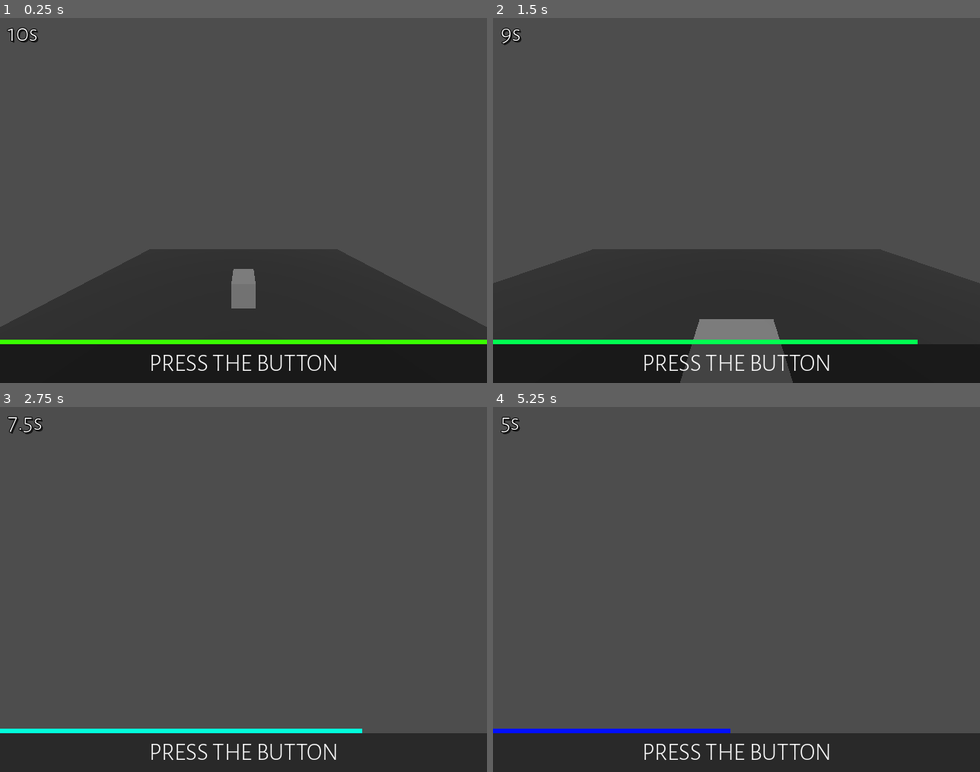
Above: before the commit, frames 1-4 (two rows, left to right).
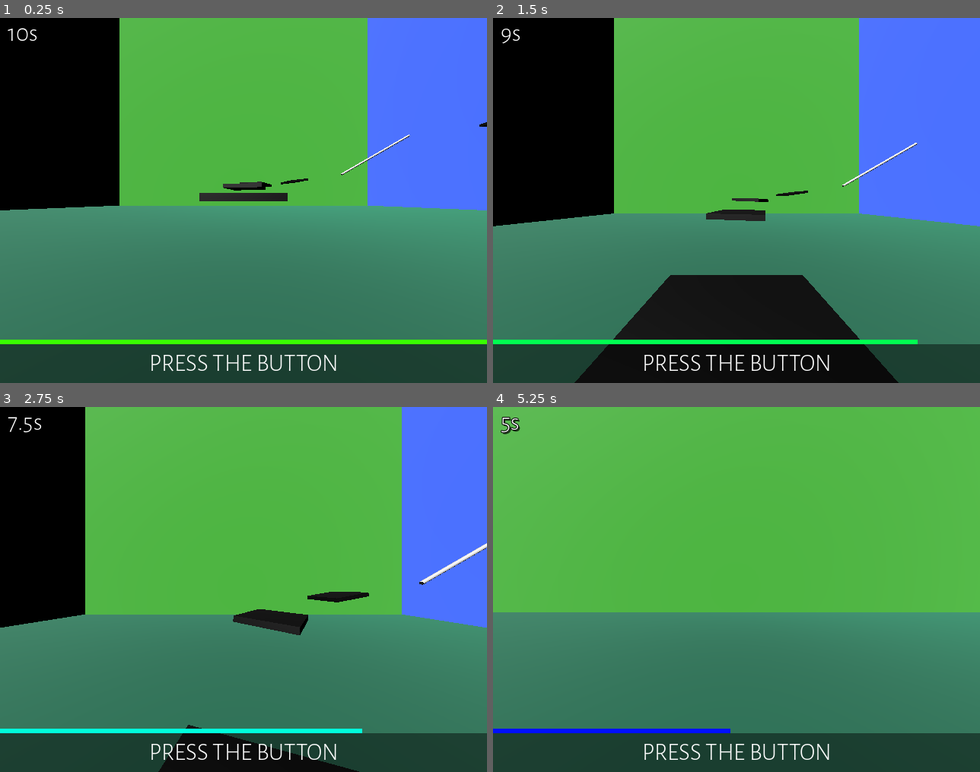
Above: after the commit, the same moments.

Repository: catboyBinary/LudumDare51
Game: Godot game, scene res://scenes/Main.tscn
Same seed, same stepped clock (60 frames per second), same inputs: the game is played once before the commit and once after it.
Inputs (mouse positions are in pixels of both pictures, inside the frame that each line leads up to):
- Up to frame 1 (0.25 s): no input
- Up to frame 2 (1.5 s): move the mouse to (760, 200) at 0.52 s; hold Space (jump) 0.53-1.28 s; hold W (move_forward) from 0.53 s (still down); move the mouse to (712, 200) at 1.27 s; click (712, 200) at 1.35 s
- Up to frame 3 (2.75 s): keep holding W (move_forward); tap Space (jump) at 1.52, 1.55, 1.82 s; move the mouse to (253, 582) at 2.02 s; hold Space (jump) from 2.03 s (still down)
- Up to frame 4 (5.25 s): keep holding W (move_forward); move the mouse to (731, 596) at 2.77 s; release Space (jump) at 2.78 s; click (731, 596) at 2.85 s; tap Space (jump) at 3.02, 3.05, 3.32, 4.52, 4.55, 4.82 s; move the mouse to (775, 593) at 3.52 s; hold Space (jump) 3.53-4.28 s; move the mouse to (697, 585) at 4.27 s; click (697, 585) at 4.35 s; tap Enter at 5 s; move the mouse to (741, 589) at 5.02 s; hold Space (jump) from 5.03 s (still down)

The runs differ from the first frame. In frame 1, 98% of the frame differs, in the area x 0-100%, y 0-100%; in frame 2, 94%; in frame 3, 91%; in frame 4, 89%.
Error in both runs: Invalid assignment of property or key 'current' with value of type 'bool' on a base object of type 'Camera2D'. (res://scenes/games/mouse_labyrinth/MouseFollowe…

Commit message:
3d bitch

Diff:
--- a/scenes/games/fps/fps_game.tscn
+++ b/scenes/games/fps/fps_game.tscn
@@ -1,46 +1,193 @@
-[gd_scene load_steps=7 format=3 uid="uid://cbkt01dckr06x"]
+[gd_scene load_steps=22 format=3 uid="uid://cbkt01dckr06x"]
 
 [ext_resource type="PackedScene" uid="uid://c1qk06atvob6b" path="res://scenes/games/fps/fps_player.tscn" id="1_etnqk"]
+[ext_resource type="Material" uid="uid://ewjumaisusgs" path="res://scenes/games/fps/platforms.tres" id="2_sdysd"]
+
+[sub_resource type="BoxMesh" id="BoxMesh_4slon"]
+material = ExtResource("2_sdysd")
+size = Vector3(5, 0.5, 5)
+
+[sub_resource type="ConvexPolygonShape3D" id="ConvexPolygonShape3D_tstir"]
+points = PackedVector3Array(-2.5, -0.25, -2.5, -2.5, 0.25, -2.5, 2.5, -0.25, -2.5, -2.5, -0.25, 2.5, -2.5, 0.25, 2.5, 2.5, 0.25, -2.5, 2.5, -0.25, 2.5, 2.5, 0.25, 2.5)
+
+[sub_resource type="CylinderMesh" id="CylinderMesh_v6pab"]
+top_radius = 0.25
+bottom_radius = 0.25
+height = 20.0
+
+[sub_resource type="BoxShape3D" id="BoxShape3D_khabg"]
+size = Vector3(0.5, 20, 0.5)
+
+[sub_resource type="BoxMesh" id="BoxMesh_2pksm"]
+material = ExtResource("2_sdysd")
+size = Vector3(5, 0.5, 20)
+
+[sub_resource type="ConvexPolygonShape3D" id="ConvexPolygonShape3D_idanj"]
+points = PackedVector3Array(2.5, 0.25, 10, 2.5, -0.25, 10, 2.5, 0.25, -10, -2.5, 0.25, 10, -2.5, -0.25, 10, 2.5, -0.25, -10, -2.5, 0.25, -10, -2.5, -0.25, -10)
+
+[sub_resource type="StandardMaterial3D" id="StandardMaterial3D_p21fi"]
+albedo_color = Color(0.184687, 0.52, 0.1404, 1)
+
+[sub_resource type="QuadMesh" id="QuadMesh_50g5a"]
+material = SubResource("StandardMaterial3D_p21fi")
+size = Vector2(100, 100)
+
+[sub_resource type="ConvexPolygonShape3D" id="ConvexPolygonShape3D_k8dqw"]
+points = PackedVector3Array(50, 50, 0, 50, -50, 0, -50, 50, 0, -50, -50, 0)
+
+[sub_resource type="StandardMaterial3D" id="StandardMaterial3D_684xo"]
+albedo_color = Color(0.21, 0.354833, 1, 1)
+
+[sub_resource type="QuadMesh" id="QuadMesh_o5tnq"]
+material = SubResource("StandardMaterial3D_684xo")
+flip_faces = true
+size = Vector2(100, 100)
+
+[sub_resource type="ConvexPolygonShape3D" id="ConvexPolygonShape3D_sqj2t"]
+points = PackedVector3Array(50, 50, 0, 50, -50, 0, -50, 50, 0, -50, -50, 0)
+
+[sub_resource type="ConvexPolygonShape3D" id="ConvexPolygonShape3D_wtxd0"]
+points = PackedVector3Array(50, 50, 0, 50, -50, 0, -50, 50, 0, -50, -50, 0)
+
+[sub_resource type="StandardMaterial3D" id="StandardMaterial3D_bkx1u"]
+albedo_color = Color(0, 0.737255, 0.466667, 1)
+
+[sub_resource type="QuadMesh" id="QuadMesh_xwr84"]
+material = SubResource("StandardMaterial3D_bkx1u")
+size = Vector2(100, 100)
+
+[sub_resource type="ConvexPolygonShape3D" id="ConvexPolygonShape3D_32x31"]
+points = PackedVector3Array(50, 50, 0, 50, -50, 0, -50, 50, 0, -50, -50, 0)
 
 [sub_resource type="WorldBoundaryShape3D" id="WorldBoundaryShape3D_15od1"]
 
 [sub_resource type="StandardMaterial3D" id="StandardMaterial3D_jtb5t"]
-albedo_color = Color(0.180392, 0.180392, 0.180392, 1)
+albedo_color = Color(0, 0.28, 0.196, 1)
 
 [sub_resource type="PlaneMesh" id="PlaneMesh_dr8lt"]
 material = SubResource("StandardMaterial3D_jtb5t")
-size = Vector2(20, 20)
-
-[sub_resource type="BoxMesh" id="BoxMesh_4slon"]
-
-[sub_resource type="BoxShape3D" id="BoxShape3D_aki57"]
+size = Vector2(100, 100)
 
 [node name="FPSGame" type="Node3D"]
 
 [node name="FPSPlayer" parent="." instance=ExtResource("1_etnqk")]
-transform = Transform3D(1, 0, 0, 0, 1, 0, 0, 0, 1, 0, 4.37014, 1.75)
-
-[node name="Floor" type="StaticBody3D" parent="."]
-
-[node name="CollisionShape3d" type="CollisionShape3D" parent="Floor"]
-shape = SubResource("WorldBoundaryShape3D_15od1")
-
-[node name="MeshInstance3d" type="MeshInstance3D" parent="Floor"]
-mesh = SubResource("PlaneMesh_dr8lt")
-skeleton = NodePath("../..")
+transform = Transform3D(1, 0, 0, 0, 1, 0, 0, 0, 1, 0, 1.5, 11.6742)
+floor_constant_speed = true
 
 [node name="Block" type="StaticBody3D" parent="."]
-transform = Transform3D(1, 0, 0, 0, 1, 0, 0, 0, 1, 0, 1.29162, -3.26984)
+transform = Transform3D(1, 0, 0, 0, 1, 0, 0, 0, 1, 0, 2.22893, 0.464173)
 
 [node name="MeshInstance3d2" type="MeshInstance3D" parent="Block"]
 mesh = SubResource("BoxMesh_4slon")
 skeleton = NodePath("../..")
 
 [node name="CollisionShape3d" type="CollisionShape3D" parent="Block"]
-shape = SubResource("BoxShape3D_aki57")
+shape = SubResource("ConvexPolygonShape3D_tstir")
+
+[node name="Block2" type="StaticBody3D" parent="."]
+transform = Transform3D(0.973806, 0, -0.227382, 0, 1, 0, 0.227382, 0, 0.973806, 0.357011, 3.92964, -10.1481)
+
+[node name="MeshInstance3d2" type="MeshInstance3D" parent="Block2"]
+mesh = SubResource("BoxMesh_4slon")
+skeleton = NodePath("../..")
+
+[node name="CollisionShape3d" type="CollisionShape3D" parent="Block2"]
+shape = SubResource("ConvexPolygonShape3D_tstir")
+
+[node name="Block3" type="StaticBody3D" parent="."]
+transform = Transform3D(0.847927, 0.0382134, -0.528733, -0.0324259, 0.99927, 0.0202195, 0.52912, 0, 0.848547, 2.61164, 5.37461, -20.8161)
+
+[node name="MeshInstance3d2" type="MeshInstance3D" parent="Block3"]
+mesh = SubResource("BoxMesh_4slon")
+skeleton = NodePath("../..")
+
+[node name="CollisionShape3d" type="CollisionShape3D" parent="Block3"]
+shape = SubResource("ConvexPolygonShape3D_tstir")
+
+[node name="Block4" type="StaticBody3D" parent="."]
+transform = Transform3D(0.225926, -0.130375, -0.965381, -0.00959639, 0.990658, -0.136034, 0.974097, 0.0399979, 0.222565, 12.9739, 6.94138, -27.8283)
+
+[node name="MeshInstance3d2" type="MeshInstance3D" parent="Block4"]
+mesh = SubResource("BoxMesh_4slon")
+skeleton = NodePath("../..")
+
+[node name="CollisionShape3d" type="CollisionShape3D" parent="Block4"]
+shape = SubResource("ConvexPolygonShape3D_tstir")
+
+[node name="Rail" type="StaticBody3D" parent="."]
+transform = Transform3D(-0.5, -0.866025, 0, 0.866025, -0.5, 0, 0, 0, 1, 33.9329, 13.7768, -27.8283)
+
+[node name="MeshInstance3d2" type="MeshInstance3D" parent="Rail"]
+mesh = SubResource("CylinderMesh_v6pab")
+skeleton = NodePath("../..")
+
+[node name="CollisionShape3d" type="CollisionShape3D" parent="Rail"]
+shape = SubResource("BoxShape3D_khabg")
 
 [node name="DirectionalLight3d" type="DirectionalLight3D" parent="."]
 transform = Transform3D(0.859049, -0.299697, -0.41499, 0.511893, 0.502945, 0.696428, -1.98518e-08, -0.810696, 0.585467, 0, 4.15664, 0.0397468)
+light_energy = 3.156
 light_bake_mode = 1
 directional_shadow_mode = 0
 directional_shadow_split_1 = 0.086
+
+[node name="Block5" type="StaticBody3D" parent="."]
+transform = Transform3D(1, 0, 0, 0, 1, 0, 0, 0, 1, 50.7764, 17.3425, -9.67343)
+
+[node name="MeshInstance3d2" type="MeshInstance3D" parent="Block5"]
+mesh = SubResource("BoxMesh_2pksm")
+skeleton = NodePath("../..")
+
+[node name="CollisionShape3d" type="CollisionShape3D" parent="Block5"]
+shape = SubResource("ConvexPolygonShape3D_idanj")
+
+[node name="Da Box" type="Node" parent="."]
+
+[node name="StaticBody3d4" type="StaticBody3D" parent="Da Box"]
+transform = Transform3D(1, 0, 0, 0, 1, 0, 0, 0, 1, 0, 50, -50)
+
+[node name="Wall1" type="MeshInstance3D" parent="Da Box/StaticBody3d4"]
+mesh = SubResource("QuadMesh_50g5a")
+skeleton = NodePath("")
+
+[node name="CollisionShape3d" type="CollisionShape3D" parent="Da Box/StaticBody3d4"]
+shape = SubResource("ConvexPolygonShape3D_k8dqw")
+
+[node name="StaticBody3d3" type="StaticBody3D" parent="Da Box"]
+transform = Transform3D(1, 0, 0, 0, 1, 0, 0, 0, 1, 0, 50, 50)
+
+[node name="Wall2" type="MeshInstance3D" parent="Da Box/StaticBody3d3"]
+mesh = SubResource("QuadMesh_o5tnq")
+skeleton = NodePath("")
+
+[node name="CollisionShape3d" type="CollisionShape3D" parent="Da Box/StaticBody3d3"]
+shape = SubResource("ConvexPolygonShape3D_sqj2t")
+
+[node name="StaticBody3d2" type="StaticBody3D" parent="Da Box"]
+transform = Transform3D(-4.37114e-08, 0, 1, 0, 1, 0, -1, 0, -4.37114e-08, 50, 50, 0)
+
+[node name="Wall3" type="MeshInstance3D" parent="Da Box/StaticBody3d2"]
+mesh = SubResource("QuadMesh_o5tnq")
+skeleton = NodePath("")
+
+[node name="CollisionShape3d" type="CollisionShape3D" parent="Da Box/StaticBody3d2"]
+shape = SubResource("ConvexPolygonShape3D_wtxd0")
+
+[node name="StaticBody3d" type="StaticBody3D" parent="Da Box"]
+transform = Transform3D(-4.37114e-08, 0, 1, 0, 1, 0, -1, 0, -4.37114e-08, -50, 50, 0)
+
+[node name="Wall4" type="MeshInstance3D" parent="Da Box/StaticBody3d"]
+mesh = SubResource("QuadMesh_xwr84")
+skeleton = NodePath("")
+
+[node name="CollisionShape3d" type="CollisionShape3D" parent="Da Box/StaticBody3d"]
+shape = SubResource("ConvexPolygonShape3D_32x31")
+
+[node name="Floor" type="StaticBody3D" parent="Da Box"]
+
+[node name="CollisionShape3d" type="CollisionShape3D" parent="Da Box/Floor"]
+shape = SubResource("WorldBoundaryShape3D_15od1")
+
+[node name="MeshInstance3d" type="MeshInstance3D" parent="Da Box/Floor"]
+mesh = SubResource("PlaneMesh_dr8lt")
+skeleton = NodePath("../../..")
--- a/scenes/games/fps/fps_player.gd
+++ b/scenes/games/fps/fps_player.gd
@@ -1,13 +1,13 @@
 extends CharacterBody3D
 
 @onready var camera: Camera3D = $Camera3d
-@export var speed: float = 5.0
-var xz_movement: Vector3 = Vector3.ZERO
+@export var speed: float = 10.0
+var xz: Vector3 = Vector3.ZERO
 var y_movement: Vector3 = Vector3.ZERO
 
 # Called when the node enters the scene tree for the first time.
 func _ready() -> void:
-	pass # Replace with function body.
+	Input.mouse_mode = Input.MOUSE_MODE_CAPTURED
 
 func _input(event: InputEvent) -> void:
 	if event is InputEventMouseMotion:
@@ -19,10 +19,15 @@
 	var z = Input.get_action_strength("move_back") - Input.get_action_strength("move_forward")
 	var x = Input.get_action_strength("move_right") - Input.get_action_strength("move_left")
 	var direction = Vector3(x, 0, z).rotated(Vector3.UP, rotation.y)
-	xz_movement = xz_movement.lerp(direction * speed, 0.2)
+	xz = xz.lerp(direction * speed, 0.2)
 	if (is_on_floor()):
-		y_movement.y = Input.get_action_strength("jump") * 5
+		y_movement.y = Input.get_action_strength("jump") * 10
 	else:
-		y_movement.y -= delta * 5
-	velocity = xz_movement + y_movement
+		y_movement.y -= delta * 14
+
+	velocity = xz + y_movement
+	var target_fov: float = 110
+	if x == 0 and z >= 0:
+		target_fov = 100
+	camera.fov = lerp(camera.fov, target_fov, 0.05)
 	move_and_slide()
--- a/scenes/games/fps/fps_player.tscn
+++ b/scenes/games/fps/fps_player.tscn
@@ -10,11 +10,12 @@
 script = ExtResource("1_mnd7j")
 
 [node name="MeshInstance3d" type="MeshInstance3D" parent="."]
+visible = false
 mesh = SubResource("CylinderMesh_dun80")
 
 [node name="Camera3d" type="Camera3D" parent="."]
 transform = Transform3D(1, 0, 0, 0, 1, 0, 0, 0, 1, 0, 1, 0)
-fov = 117.504
+fov = 100.0
 
 [node name="CollisionShape3d" type="CollisionShape3D" parent="."]
 shape = SubResource("CylinderShape3D_b6bgt")
--- /dev/null
+++ b/scenes/games/fps/platforms.tres
@@ -0,0 +1,6 @@
+[gd_resource type="StandardMaterial3D" format=3 uid="uid://ewjumaisusgs"]
+
+[resource]
+albedo_color = Color(0, 0, 0, 1)
+metallic = 0.47
+roughness = 0.56
--- a/scenes/games/mouse_labyrinth/mouse_game.tscn
+++ b/scenes/games/mouse_labyrinth/mouse_game.tscn
@@ -353,5 +353,3 @@
 [connection signal="area_exited" from="MouseFollower" to="MouseFollower" method="_on_mouse_follower_area_exited"]
 [connection signal="body_entered" from="MouseFollower" to="MouseFollower" method="_on_mouse_follower_body_entered"]
 [connection signal="player_hit" from="MouseFollower" to="Axe" method="_on_mouse_follower_player_hit"]
-[connection signal="area_entered" from="BlueKey" to="MouseFollower" method="_on_blue_key_area_entered"]
-[connection signal="area_entered" from="BlueKey2" to="MouseFollower" method="_on_red_key_area_entered"]
